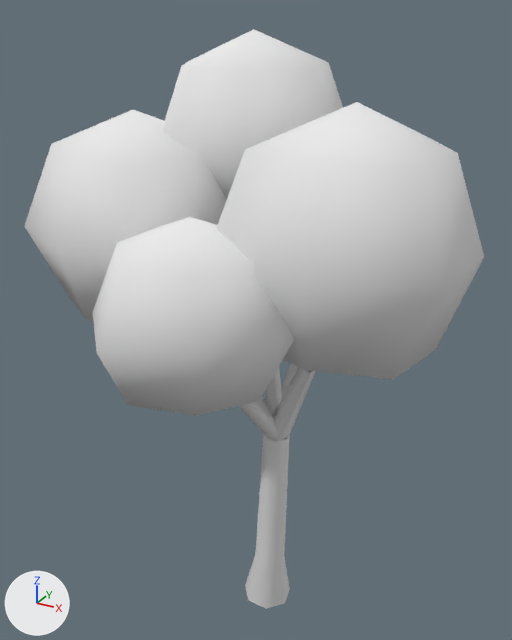
Renders of the glTF model packages/maps/assets/streets/models/streets-tree-round.glb from each side of a commit.
The view is the same before and after, from a camera (50 mm lens) standing at (5.0, -9.55, 10.59) and looking at (-0.34, 0.15, 5.74). Every picture has the same lights, and +X, +Y and +Z are marked at lower left. The first picture is the older version. Vertices at exactly the same position are counted once.

Names of what the first picture shows: 'streets-tree-round'.
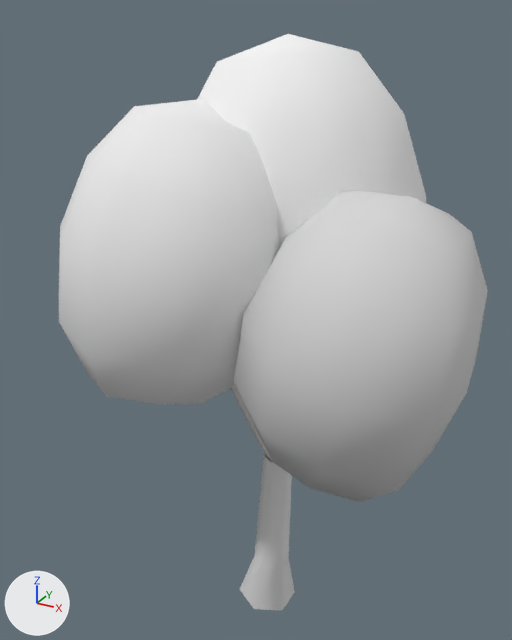
Pixel boxes (x1, y1, x2, y2) of what changed, in the pictures (512 x 640 px):
'streets-tree-round', reshaped (7% narrower): before (24, 29, 484, 609); after (59, 34, 488, 611)
part 1 of me_streets_tree_round, rebuilt (not visible before): after (197, 34, 426, 248)
part 2 of me_streets_tree_round, rebuilt (12% taller): before (217, 102, 484, 379); after (234, 191, 488, 502)
part 3 of me_streets_tree_round, rebuilt (8% wider, 44% taller): before (24, 110, 227, 321); after (59, 99, 279, 404)
part 4 of me_streets_tree_round, rebuilt (not visible afterwards): before (281, 363, 298, 438)
part 5 of me_streets_tree_round, rebuilt (22% wider): before (245, 554, 290, 609); after (240, 555, 295, 611)
part 6 of me_streets_tree_round, rebuilt (16% shorter): before (255, 434, 290, 568); after (255, 455, 292, 567)
part 7 of me_streets_tree_round, rebuilt (not visible afterwards): before (272, 367, 316, 443)
part 8 of me_streets_tree_round, deleted: before (93, 217, 294, 415)
part 9 of me_streets_tree_round, deleted: before (238, 402, 277, 439)
part 10 of me_streets_tree_round, deleted: before (265, 367, 282, 417)
part 11 of me_streets_tree_round, reshaped: before (163, 29, 343, 440); after (230, 384, 273, 462)

What the commit changed:
me_streets_tree_round is used by ob_streets_tree_round; location (0.0, 0.0, 0.0).
me_streets_tree_round had 230 vertices, 328 faces and spanned x -3.77..3.4, y -3.84..3.71, z -0.02..10.3.
me_streets_tree_round now has 226 vertices, 372 faces and spans x -3.74..3.43, y -2.73..2.98, z -0.05..10.23.
me_streets_tree_round part 1: the loose piece of 23 vertices spanning x -1.44..2.21, y 0.41..3.71, z 5.45..8.65 is rebuilt with 52 vertices and now spans x -1.67..2.1, y -0.89..2.98, z 5.16..10.23.
me_streets_tree_round part 2: the loose piece of 23 vertices spanning x 0.02..3.4, y -2.75..0.64, z 5.85..9.55 is rebuilt with 52 vertices and now spans x -0.21..3.43, y -2.42..1.58, z 4.05..8.23.
me_streets_tree_round part 3: the loose piece of 23 vertices spanning x -3.77..-0.18, y -2.4..0.88, z 5.6..9.2 is rebuilt with 52 vertices and now spans x -3.74..0.56, y -2.73..1.38, z 4.48..9.34.
me_streets_tree_round part 4: the loose piece of 17 vertices spanning x -0.07..0.39, y -0.1..2.04, z 3.53..7.07 is rebuilt with 14 vertices and now spans x -0.16..0.33, y -0.09..1.04, z 3.17..7.71.
me_streets_tree_round part 5: the loose piece of 14 vertices spanning x -0.45..0.45, y -0.41..0.46, z -0.02..0.86 is rebuilt with 12 vertices and now spans x -0.47..0.47, y -0.55..0.55, z -0.05..0.93.
me_streets_tree_round part 6: the loose piece of 14 vertices spanning x -0.24..0.35, y -0.24..0.32, z 0.84..3.66 is rebuilt with 12 vertices and now spans x -0.21..0.39, y -0.31..0.35, z 0.89..3.21.
me_streets_tree_round part 7: the loose piece of 10 vertices spanning x -0.07..1.09, y -0.65..0.29, z 3.55..5.57 is rebuilt with 8 vertices and now spans x 0.0..1.3, y -0.33..0.28, z 3.08..4.81.
me_streets_tree_round part 8: the loose piece of 23 vertices spanning x -1.27..1.59, y -3.84..-1.0, z 5.5..8.2 is deleted.
me_streets_tree_round part 9: the loose piece of 17 vertices spanning x -0.04..0.25, y -2.39..0.19, z 3.55..6.87 is deleted.
me_streets_tree_round part 10: the loose piece of 10 vertices spanning x -0.41..0.27, y -0.05..0.52, z 3.62..6.03 is deleted.
Part 11, on me_streets_tree_round:
48 vertices are removed from x -2.22..1.79, y -1.14..2.28, z 3.53..10.3.
68 faces are deleted.
24 vertices are added at x -1.54..1.84, y -0.49..0.31, z 3.09..6.92.
24 new faces join them, mat_bark.
Other edits to the shape of me_streets_tree_round do not show in these pictures.
